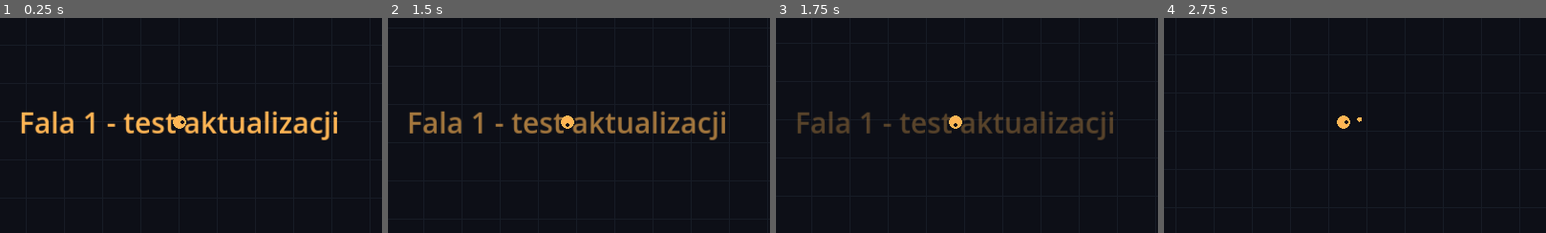
Above: before the commit, frames 1-4 (left to right).
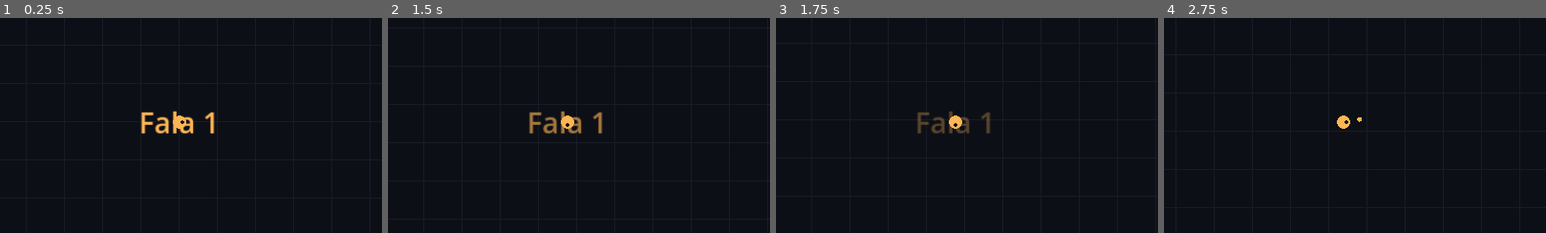
Above: after the commit, the same moments.

Repository: Tokasz2115/gra
Game: Godot game, scene res://scenes/main.tscn
Same seed, same stepped clock (60 frames per second), same inputs: the game is played once before the commit and once after it.
Inputs:
- Up to frame 1 (0.25 s): no input
- Up to frame 2 (1.5 s): tap Enter at 0.5 s; hold D 0.53-1.28 s; tap 1 at 0.6, 1.35 s; hold S from 1.28 s (still down)
- Up to frame 3 (1.75 s): keep holding S
- Up to frame 4 (2.75 s): release S at 2.03 s; hold D from 2.03 s (still down); tap 1 at 2.1 s
The pictures show only the part of the screen within x 26-76%, y 26-76%; the shares and areas given below are measured in that part.

The runs differ from the first frame. In frame 1, 4.0% of the frame differs, in the area x 5-89%, y 43-57%; in frame 2, 3.8%; in frame 3, 3.1%; in frame 4, nothing differs.

Commit message:
Przywróć zwykły napis na starcie gry
Co-Authored-By: Claude Sonnet 5.5 <noreply@anthropic.com>
Claude-Session: https://claude.ai/code/session_01JHPivVyG3UrwkmfbAmuX2z

Diff:
--- a/scripts/main.gd
+++ b/scripts/main.gd
@@ -71,7 +71,7 @@
 	player.died.connect(_on_player_died)
 
 	_update_hud()
-	_show_banner("Fala 1 - test aktualizacji")
+	_show_banner("Fala 1")
 
 
 func _process(delta: float) -> void:
